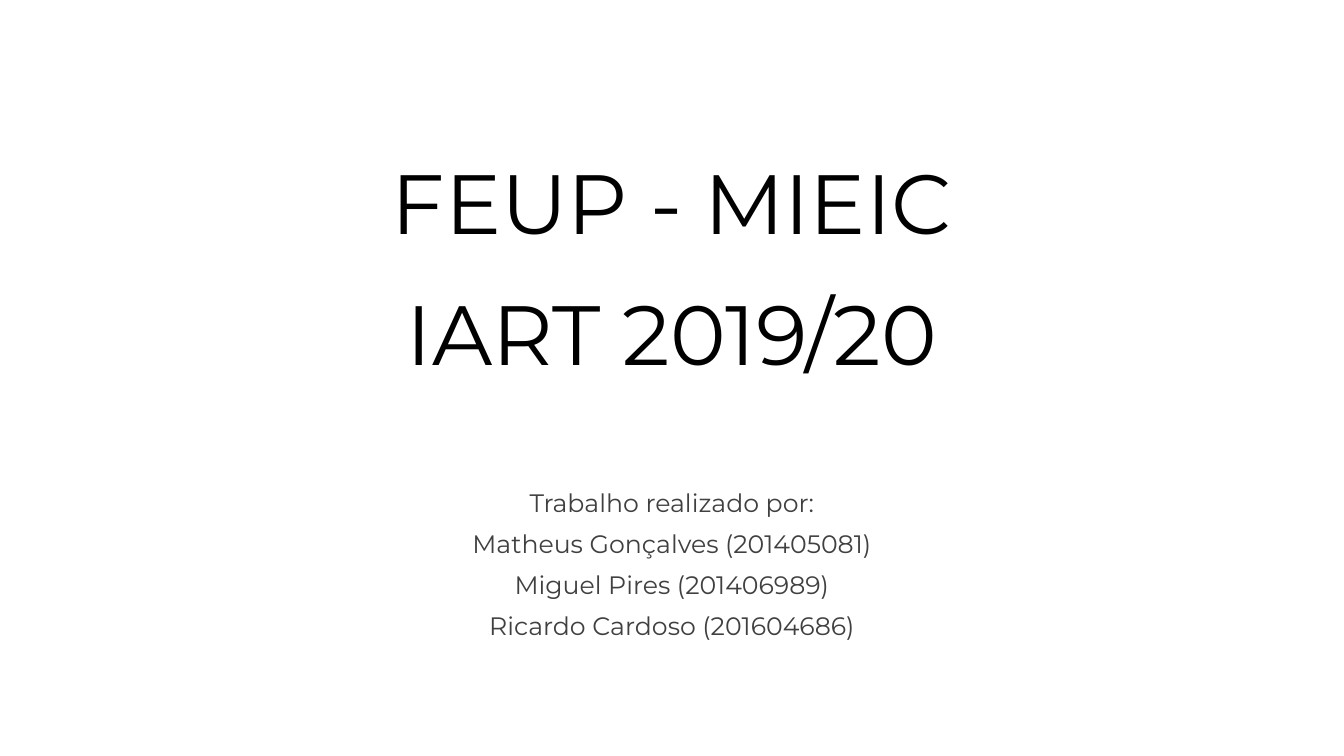
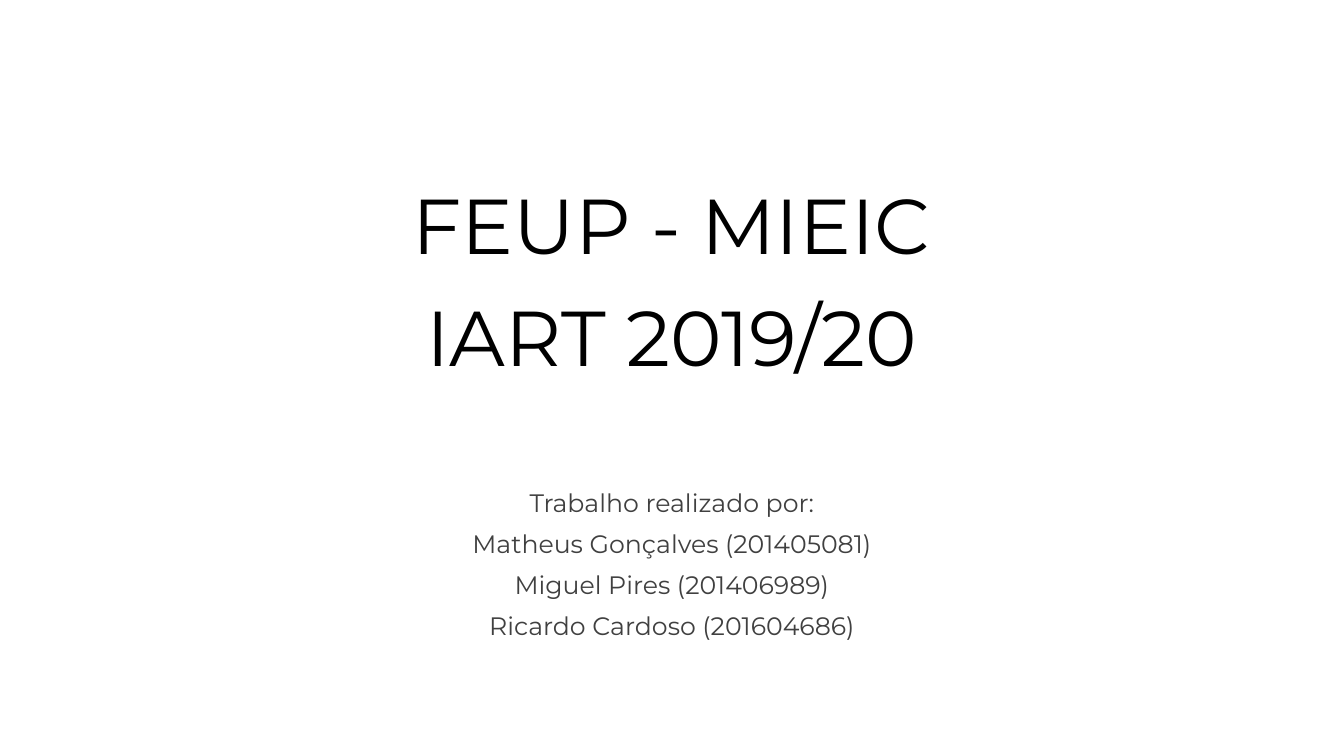
Before and after one commit to matheusPereiraG/IART, a slide deck: slide 1 of FEUP.pptx. Drawn at 1344x756 pixels with LibreOffice and Linux fonts; fonts in the diff are those of the drawing. Boxes give left, top, right and bottom in pixels: in the first picture for what was removed or moved away, otherwise in the second. Text is boxed around its words. In the diff, an @@ line names an element or a change of style, - is before the commit and + after.

```diff
--- a/FEUP.pptx
+++ b/FEUP.pptx
@@ text "FEUP - MIEIC IART 2019/20" at [413, 199, 931, 374]: size 60 to 55.5 pt; line spacing 1.3 to 1.2 @@
```
Also in this commit, not shown: 1 other slide changed, 4 slides added.
